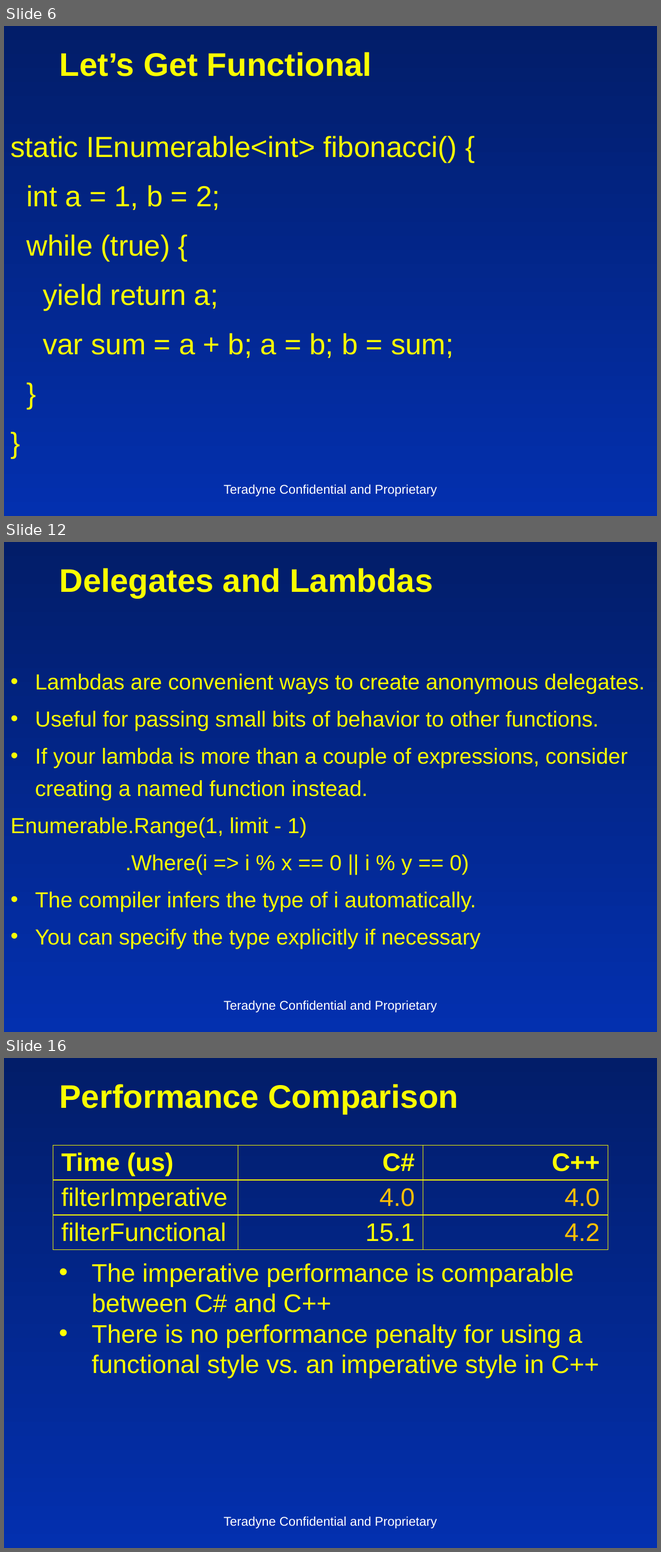
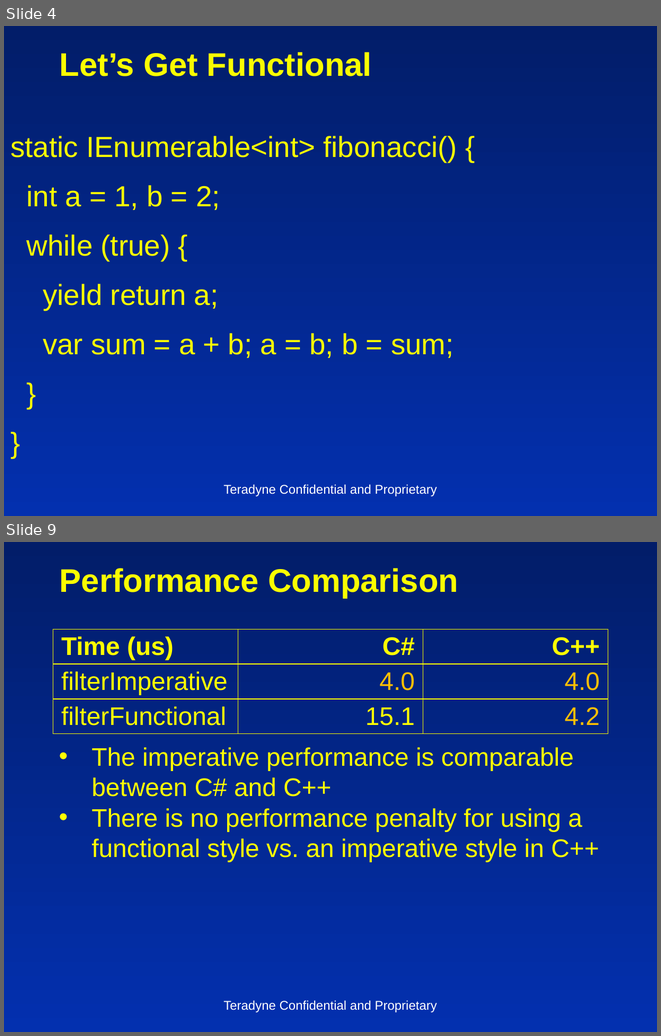
Before and after one commit to insideoutclub/Euler, a slide deck: FiveEasyPieces2.pptx. Shown one above the other, each under a label of ours: slides 6, 12 and 16 before the commit, slides 4 and 9 after it; the slides between them are not shown. The pictures are 661x1552 and 661x1036 pixels, drawn with LibreOffice and Linux fonts; fonts in the diff are those of the drawing. Boxes give left, top, right and bottom in pixels: in the first picture for what was removed or moved away, otherwise in the second. Text is boxed around its words. In the diff, an @@ line names an element or a change of style, - is before the commit and + after.

```diff
--- a/FiveEasyPieces2.pptx
+++ b/FiveEasyPieces2.pptx
@@ slide 12 removed at [4, 542, 657, 1032], background gradient #021D69 to #0330AF @@
@@ title removed at [60, 568, 433, 598] @@
-Delegates and Lambdas
@@ text removed at [10, 673, 645, 949] @@
-• Lambdas are convenient ways to create anonymous delegates.
-• Useful for passing small bits of behavior to other functions.
-• If your lambda is more than a couple of expressions, consider creating a named function instead.
-Enumerable.Range(1, limit - 1)
-.Where(i => i % x == 0 || i % y == 0)
-• The compiler infers the type of i automatically.
-• You can specify the type explicitly if necessary
@@ text removed at [223, 1000, 437, 1012] @@
-Teradyne Confidential and Proprietary
@@ what was slide 6 is now slide 4 @@
@@ what was slide 16 is now slide 9 @@
```
Also in this commit, not shown: 5 slides changed, 6 other slides removed, 1 other file.
